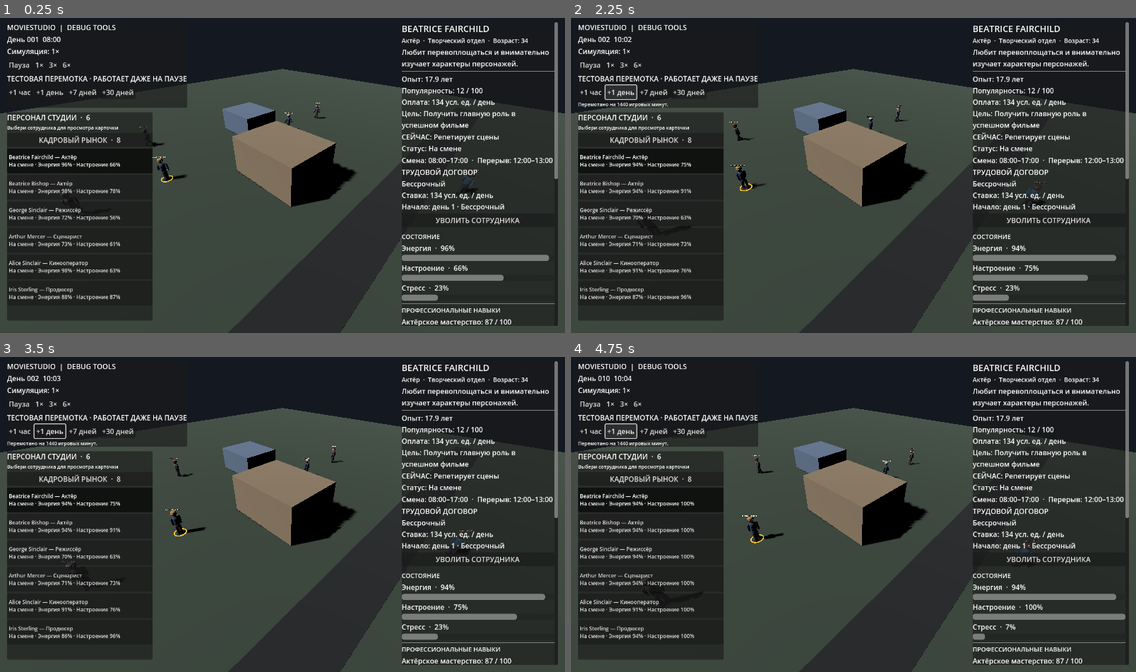
Above: before the commit, frames 1-4 (two rows, left to right).
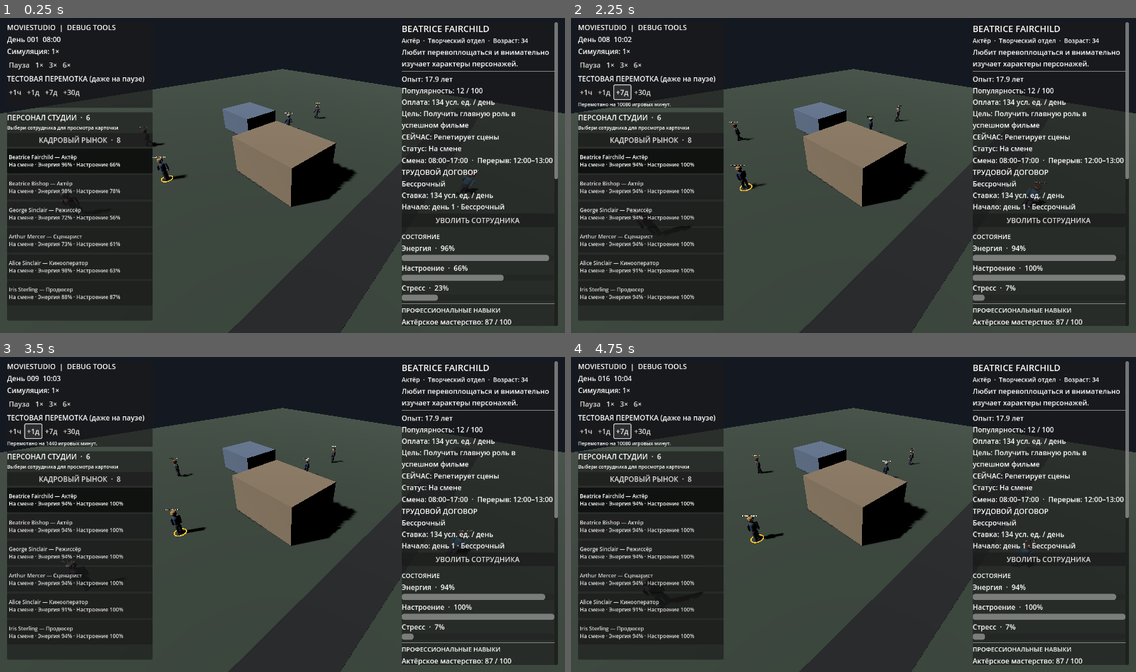
Above: after the commit, the same moments.

Repository: Teft3lb/MovieStudio
Game: Godot game, scene res://scenes/main.tscn
Two runs of this game, one before a commit and one after it. Both use one fixed random seed, a clock stepped at 60 frames per second and the inputs below.
Inputs (mouse positions are in pixels of both pictures, inside the frame that each line leads up to):
- Up to frame 1 (0.25 s): no input
- Up to frame 2 (2.25 s): click (593, 93) at 0.5 s, where only the run before the commit has a clickable "+1 час"; click (587, 93) at 1.25 s, where only the run after the commit has a clickable "+1ч"; click (621, 93) at 2 s, where only the run before the commit has a clickable "+1 день"
- Up to frame 3 (3.5 s): click (33, 432) at 2.75 s, where only the run after the commit has a clickable "+1д"
- Up to frame 4 (4.75 s): click (655, 432) at 3.5 s, where only the run before the commit has a clickable "+7 дней"; click (621, 432) at 4.25 s, where only the run after the commit has a clickable "+7д"

The runs differ from the first frame. In frame 1, 0.8% of the frame differs, in the area x 3-34%, y 18-29%; in frame 2, 1.4%, in the area x 3-99%, y 6-90%; in frame 3, 1.4%; in frame 4, 0.9%.

Commit message:
ui: compact development fast forward controls

Diff:
--- a/scripts/presentation/main.gd
+++ b/scripts/presentation/main.gd
@@ -21,7 +21,7 @@
 
 	var panel := PanelContainer.new()
 	panel.position = Vector2(16.0, 16.0)
-	panel.custom_minimum_size = Vector2(390.0, 0.0)
+	panel.custom_minimum_size = Vector2(330.0, 0.0)
 	canvas_layer.add_child(panel)
 
 	var layout := VBoxContainer.new()
@@ -46,16 +46,16 @@
 	_add_speed_button(buttons, "6×", GameClock.SpeedMode.VERY_FAST)
 
 	var fast_forward_heading := Label.new()
-	fast_forward_heading.text = "ТЕСТОВАЯ ПЕРЕМОТКА · РАБОТАЕТ ДАЖЕ НА ПАУЗЕ"
+	fast_forward_heading.text = "ТЕСТОВАЯ ПЕРЕМОТКА (даже на паузе)"
 	layout.add_child(fast_forward_heading)
 
 	var fast_forward_buttons := HBoxContainer.new()
 	layout.add_child(fast_forward_buttons)
 
-	_add_fast_forward_button(fast_forward_buttons, "+1 час", 60)
-	_add_fast_forward_button(fast_forward_buttons, "+1 день", 24 * 60)
-	_add_fast_forward_button(fast_forward_buttons, "+7 дней", 7 * 24 * 60)
-	_add_fast_forward_button(fast_forward_buttons, "+30 дней", 30 * 24 * 60)
+	_add_fast_forward_button(fast_forward_buttons, "+1ч", 60)
+	_add_fast_forward_button(fast_forward_buttons, "+1д", 24 * 60)
+	_add_fast_forward_button(fast_forward_buttons, "+7д", 7 * 24 * 60)
+	_add_fast_forward_button(fast_forward_buttons, "+30д", 30 * 24 * 60)
 
 	_fast_forward_status_label = Label.new()
 	_fast_forward_status_label.add_theme_font_size_override("font_size", 11)
@@ -69,6 +69,7 @@
 ) -> void:
 	var button := Button.new()
 	button.text = button_text
+	button.tooltip_text = "Перемотать игровое время на %d минут" % minutes
 	button.pressed.connect(_on_fast_forward_button_pressed.bind(minutes))
 	parent.add_child(button)
 
